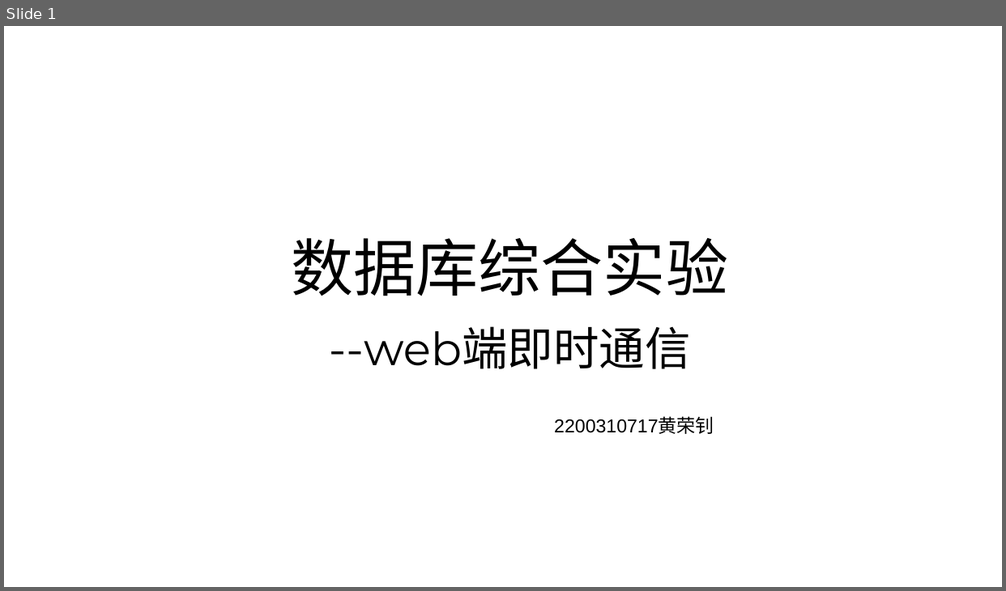
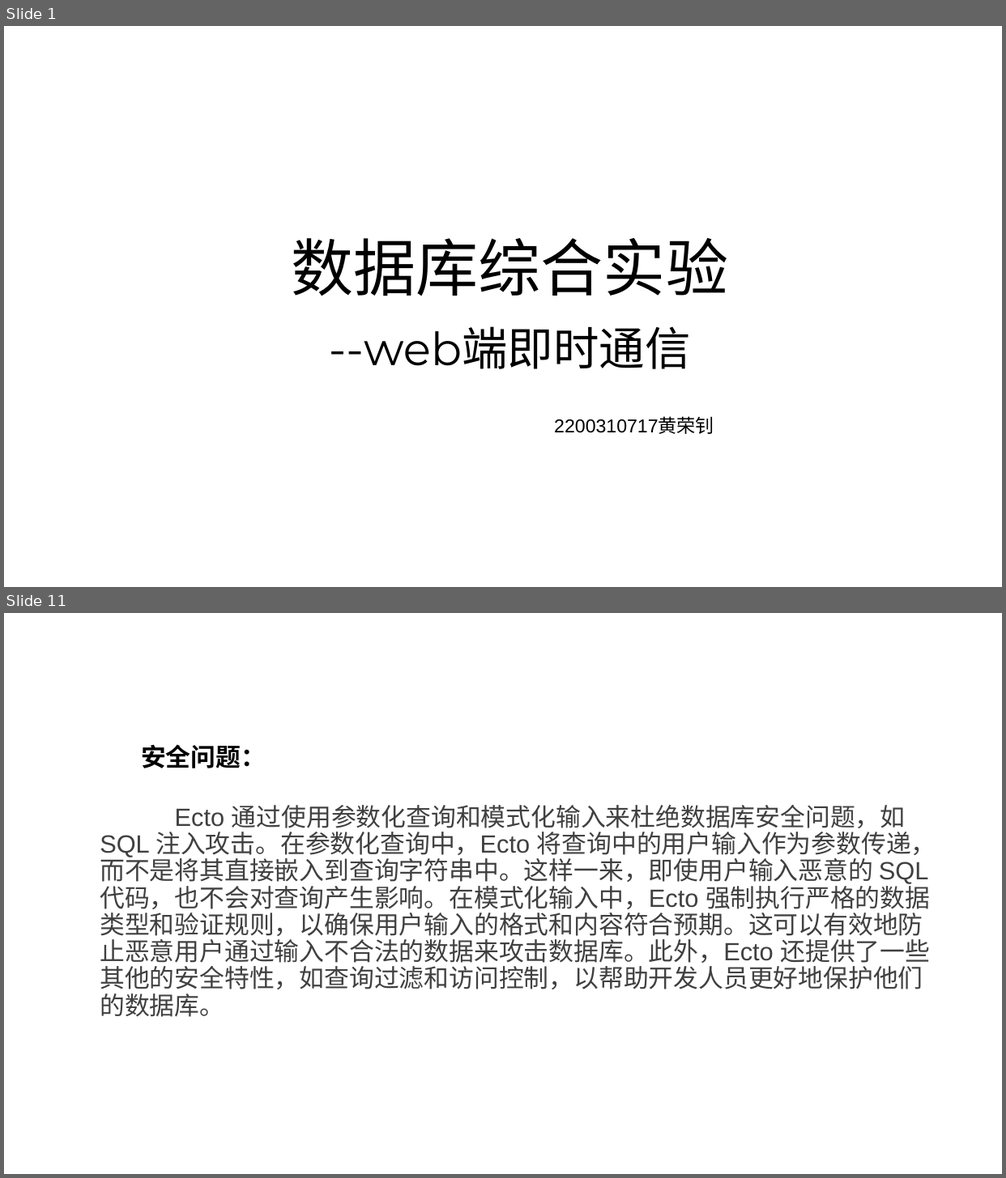
Before and after one commit to Finlifin/database_final, a slide deck: 数据库综合实验.pptx. Shown one above the other, each under a label of ours: slide 1 before the commit, slides 1 and 11 after it; the slides between them are not shown. The pictures are 1006x591 and 1006x1178 pixels, drawn with LibreOffice and Linux fonts; fonts in the diff are those of the drawing. Boxes give left, top, right and bottom in pixels: in the first picture for what was removed or moved away, otherwise in the second. Text is boxed around its words. In the diff, an @@ line names an element or a change of style, - is before the commit and + after.

```diff
--- a/数据库综合实验.pptx
+++ b/数据库综合实验.pptx
@@ slide 11 added at [4, 613, 1002, 1174], background #FFFFFF @@
@@ title added at [141, 744, 266, 769], 24 pt, text #000000, bold @@
+安全问题：
@@ text added at [100, 805, 936, 1017], 24 pt, text #404040 @@
+Ecto 通过使用参数化查询和模式化输入来杜绝数据库安全问题，如 SQL 注入攻击。在参数化查询中，Ecto 将查询中的用户输入作为参数传递，而不是将其直接嵌入到查询字符串中。这样一来，即使用户输入恶意的 SQL 代码，也不会对查询产生影响。在模式化输入中，Ecto 强制执行严格的数据类型和验证规则，以确保用户输入的格式和内容符合预期。这可以有效地防止恶意用户通过输入不合法的数据来攻击数据库。此外，Ecto 还提供了一些其他的安全特性，如查询过滤和访问控制，以帮助开发人员更好地保护他们的数据库。
```
Also in this commit, not shown: 2 slides changed, 8 other slides added, 5 other files.
